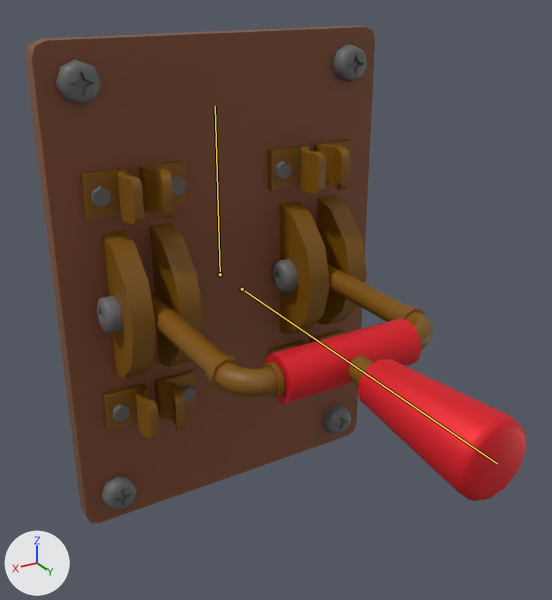
Before and after pictures for a commit that changed the FBX model RivenFramework-Unity/Assets/Resources/Models/ButtonThrowSwitch.fbx.
Rendered twice from a 50 mm camera at (0.775, 1.553, 0.675) aimed at (0.043, 0.334, 0.065). The axes (+X, +Y, +Z) are drawn at lower left. The lights are the same throughout. The older version comes first. The bones that change, and the others that lie on the model, are drawn over the model as lines.

Names of what the first picture shows: 'ThrowSwitch'.
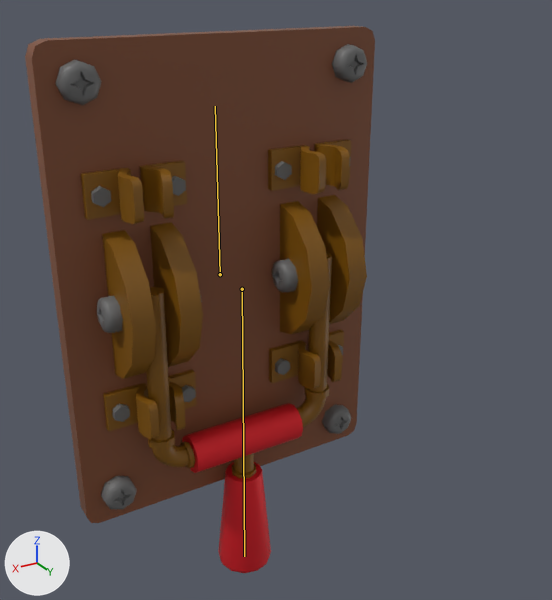
The newer file adds an action. The first version stands in its rest pose; the second is drawn at frame 35 of the action 'ThrowSwitchArmature|Throw'.

Location of each change, [x1, y1, x2, y2] in pixels of the pictures (552 x 600 px):
'ThrowSwitch', posed (30% narrower, 10% taller): before [25, 26, 527, 523]; after [25, 26, 375, 573]
bone 'Lever', root to tip: before (242, 289) to (497, 463); after (242, 289) to (244, 556)

Patch to the scene script:
```diff
--- a/RivenFramework-Unity/Assets/Resources/Models/ButtonThrowSwitch.fbx.py
+++ b/RivenFramework-Unity/Assets/Resources/Models/ButtonThrowSwitch.fbx.py
@@ bone_lever @@
 bone_lever = bpy.data.objects['ThrowSwitchArmature'].pose.bones['Lever']
-bone_lever.rotation_quaternion = (1.0, 0.0, 0.0, 0.0)  # degrees (0, 0, 0)
+bone_lever.rotation_quaternion = (0.701, -0.713, 0.0, 0.0)  # degrees (-91, 0, 0)
```
